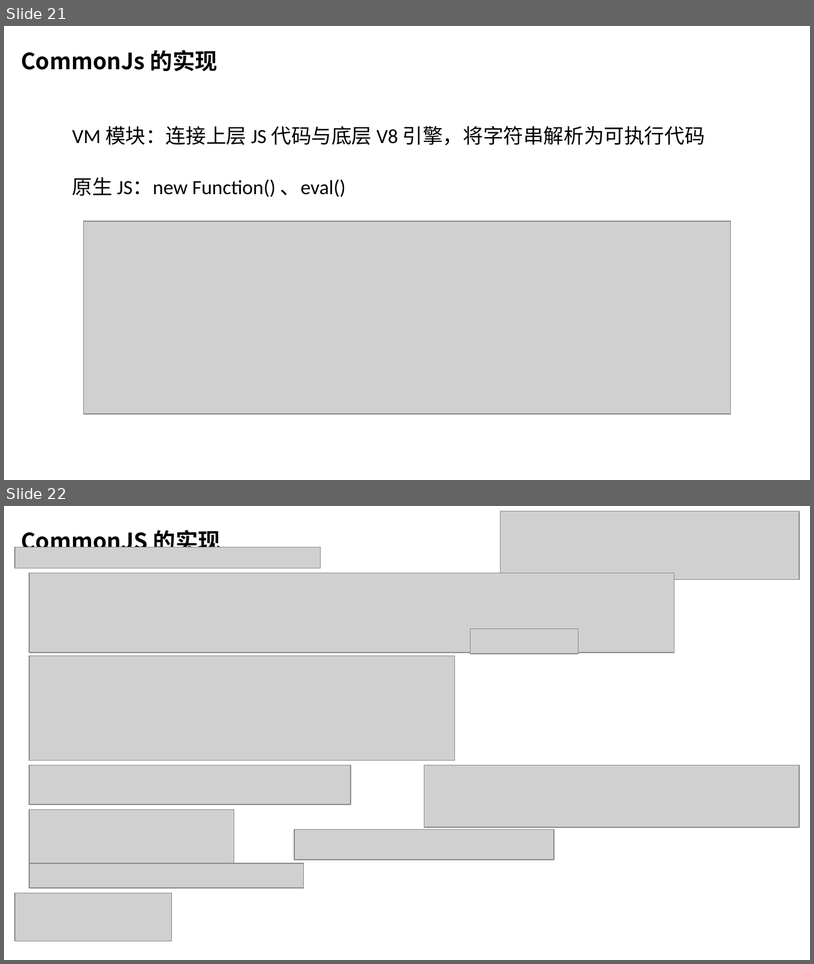
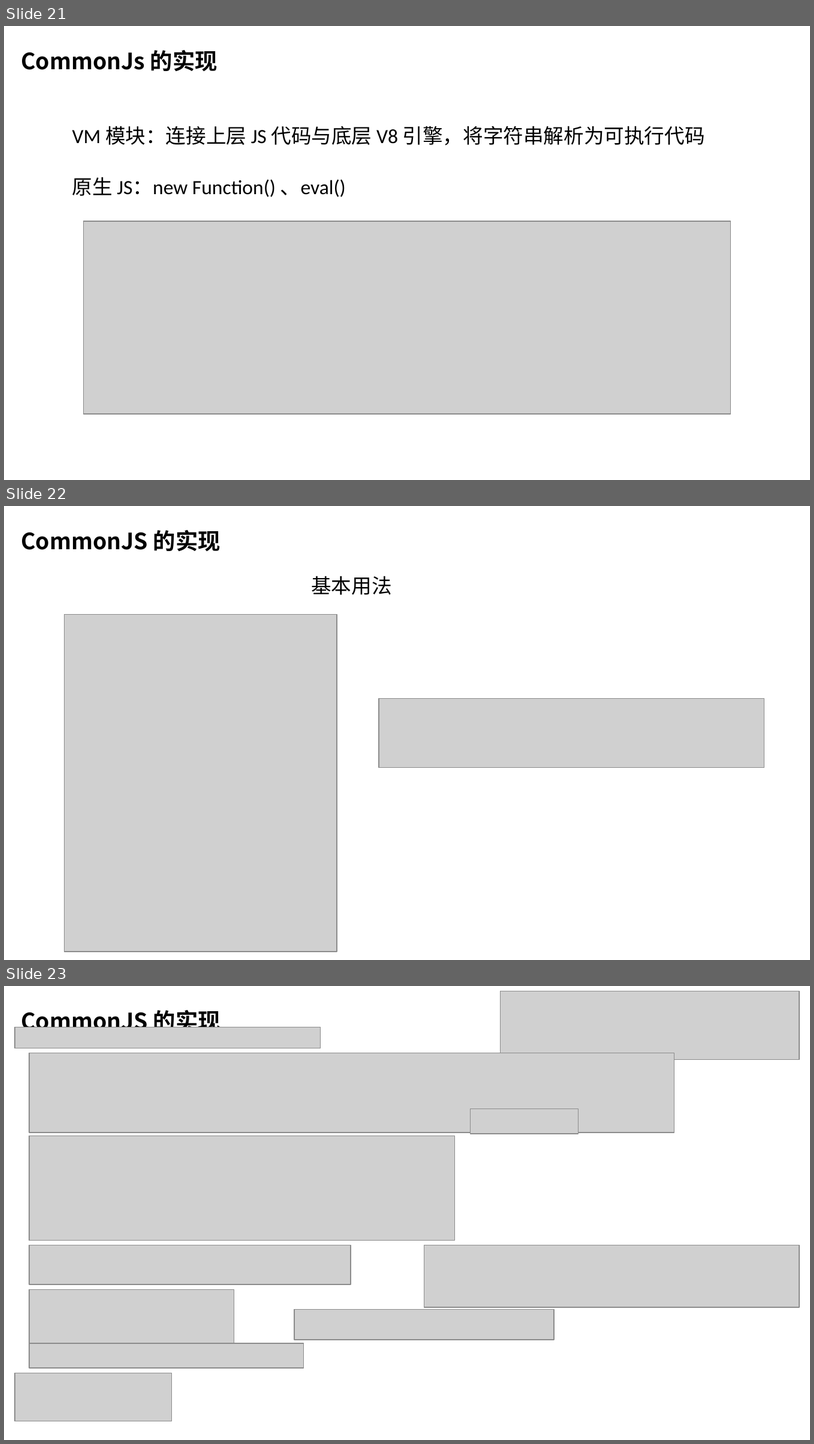
Before and after one commit to chasingsnail/study-blog, a slide deck: 封装库&笔记/前端模块化分享/前端模块化.pptx. Shown one above the other, each under a label of ours: slides 21 and 22 before the commit, slides 21, 22 and 23 after it. The pictures are 814x964 and 814x1444 pixels, drawn with LibreOffice and Linux fonts; fonts in the diff are those of the drawing; grey boxes stand for pictures; background and template pictures are left out. Boxes give left, top, right and bottom in pixels: in the first picture for what was removed or moved away, otherwise in the second. Text is boxed around its words. In the diff, an @@ line names an element or a change of style, - is before the commit and + after.

```diff
--- a/封装库&笔记/前端模块化分享/前端模块化.pptx
+++ b/封装库&笔记/前端模块化分享/前端模块化.pptx
@@ slide 22 added at (4,506,810,960), background #FFFFFF @@
@@ title added at (21,530,221,552), 20 pt, text #000000, bold @@
+CommonJS 的实现
@@ text added at (311,576,392,595), 18 pt, text #000000 @@
+基本用法
@@ picture added at (65,614,337,951) @@
@@ picture added at (379,698,764,767) @@
@@ what was slide 22 is now slide 23 @@
```
Also in this commit, not shown: 1 slide removed, 7 other files.
